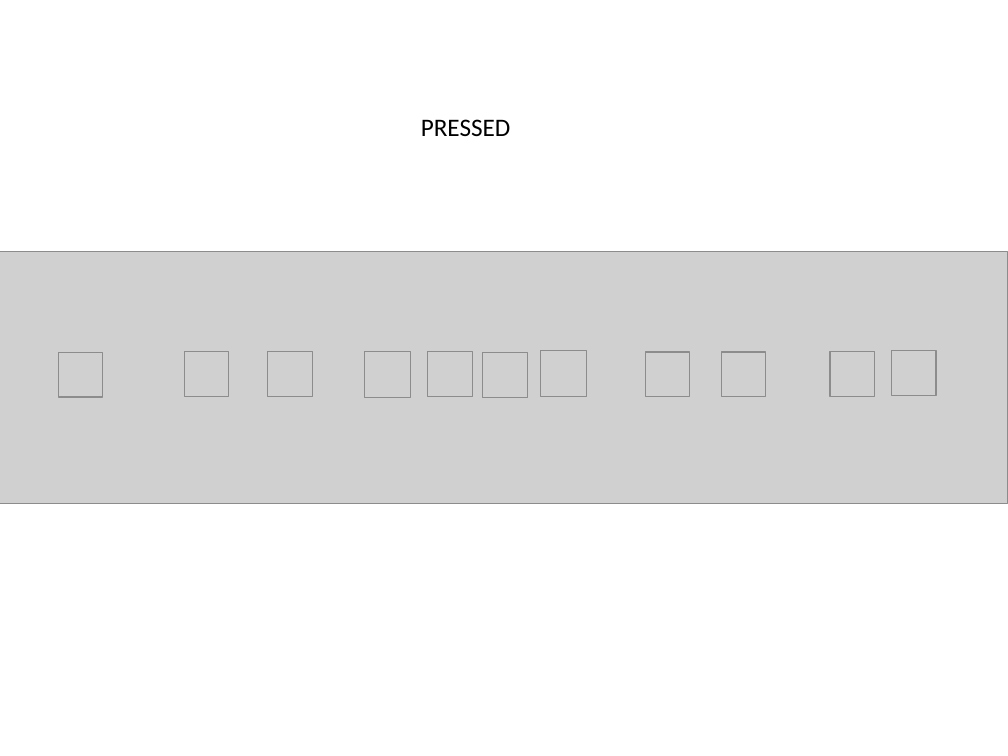
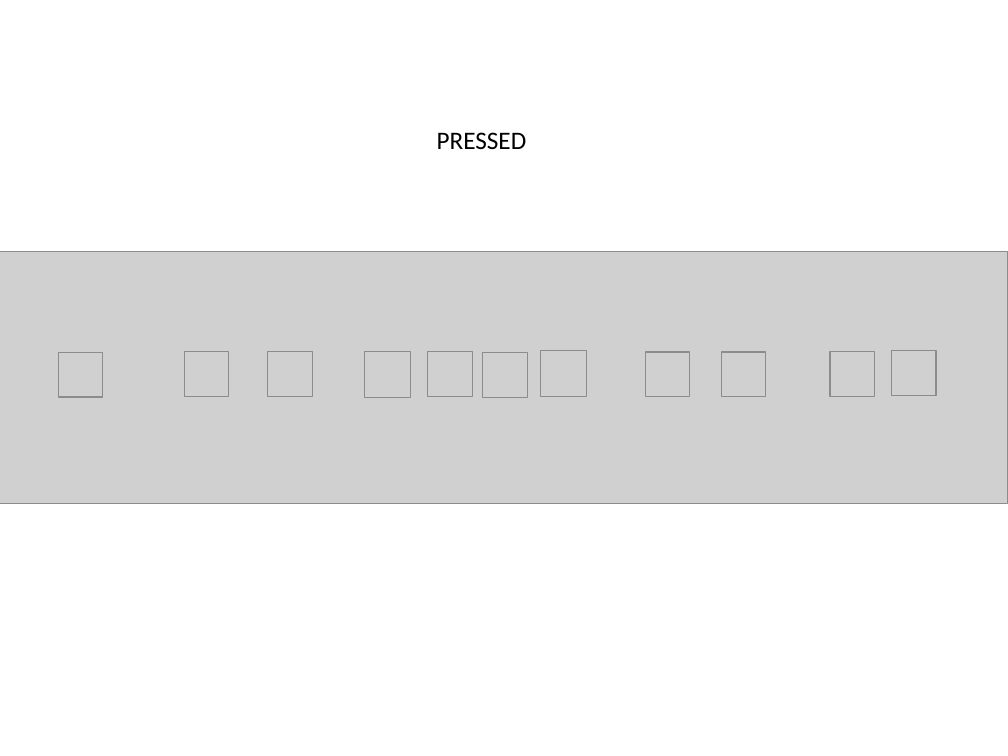
Before and after one commit to etayki/heyDude, a slide deck: slide 2 of GraphicDesign.pptx. Drawn at 1008x756 pixels with LibreOffice and Linux fonts; fonts in the diff are those of the drawing; grey boxes stand for pictures. Boxes give left, top, right and bottom in pixels: in the first picture for what was removed or moved away, otherwise in the second. Text is boxed around its words. In the diff, an @@ line names an element or a change of style, - is before the commit and + after.

```diff
--- a/GraphicDesign.pptx
+++ b/GraphicDesign.pptx
@@ text "PRESSED" moved from (x1=421, y1=119, x2=511, y2=136) to (x1=437, y1=132, x2=527, y2=149) @@
```
Also in this commit, not shown: 2 other slides changed, 1 slide added, 1 slide removed.
